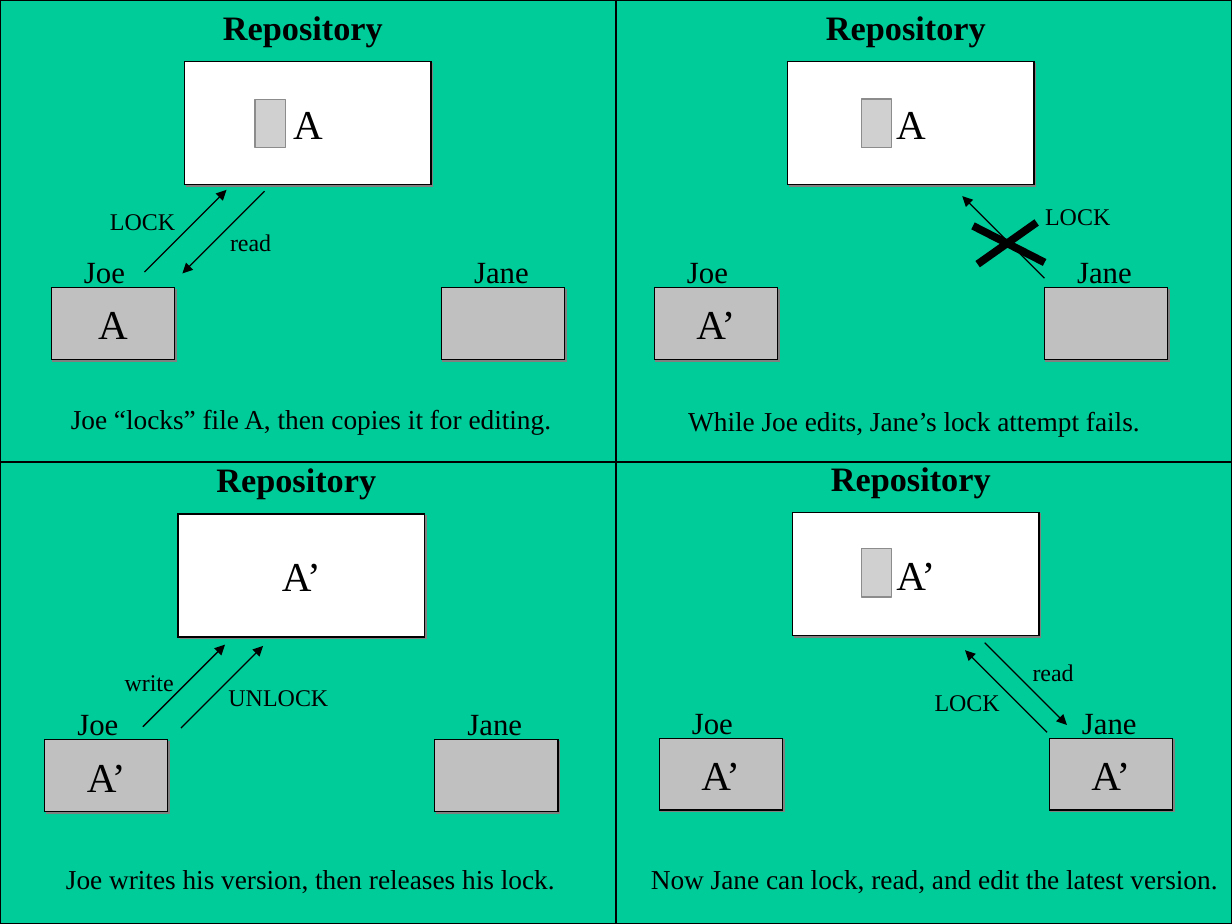
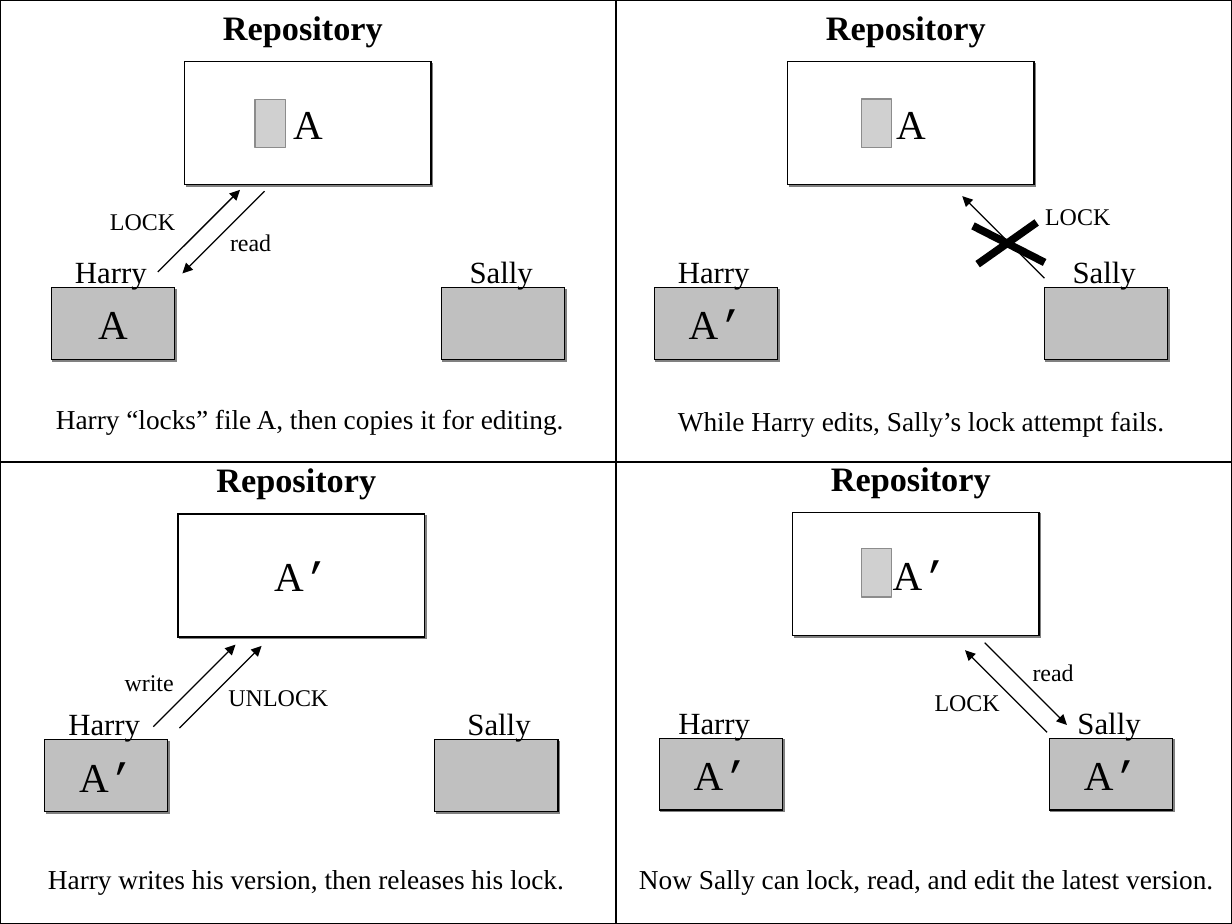
Before and after one commit to Aleksej97/source, a slide deck: slide 3 of src/book/book/images/VersioningModels.ppt. Drawn at 1232x924 pixels with LibreOffice and Linux fonts; fonts in the diff are those of the drawing; grey boxes stand for pictures. Boxes give left, top, right and bottom in pixels: in the first picture for what was removed or moved away, otherwise in the second. Text is boxed around its words. In the diff, an @@ line names an element or a change of style, - is before the commit and + after.

```diff
--- a/src/book/book/images/VersioningModels.ppt
+++ b/src/book/book/images/VersioningModels.ppt
@@ arrow moved from (144, 272) - (227, 190) to (158, 272) - (240, 190) @@
@@ text added at (x1=75, y1=262, x2=147, y2=289), 18 pt, text #000000 @@
+Harry
@@ text removed at (x1=84, y1=263, x2=125, y2=289) @@
-Joe
@@ text at (x1=470, y1=261, x2=533, y2=289): text changed @@
-Jane
+Sally
@@ text added at (x1=678, y1=262, x2=750, y2=289), 18 pt, text #000000 @@
+Harry
@@ text removed at (x1=687, y1=263, x2=728, y2=289) @@
-Joe
@@ text at (x1=1073, y1=261, x2=1136, y2=289): text changed @@
-Jane
+Sally
@@ text at (x1=56, y1=409, x2=564, y2=434): text changed @@
-Joe “locks” file A, then copies it for editing.
+Harry “locks” file A, then copies it for editing.
@@ text at (x1=678, y1=411, x2=1164, y2=436): text changed @@
-While Joe edits, Jane’s lock attempt fails.
+While Harry edits, Sally’s lock attempt fails.
@@ fill #00CC99 to none in 4 elements at (x1=0, y1=0, x2=616, y2=462), (x1=616, y1=0, x2=1232, y2=462), (x1=0, y1=462, x2=616, y2=924), (x1=616, y1=462, x2=1232, y2=924) @@
@@ arrow moved from (143, 727) - (225, 644) to (153, 727) - (235, 644) @@
@@ text added at (x1=68, y1=714, x2=140, y2=741), 18 pt, text #000000 @@
+Harry
@@ text removed at (x1=77, y1=715, x2=118, y2=741) @@
-Joe
@@ text at (x1=467, y1=713, x2=530, y2=741): text changed @@
-Jane
+Sally
@@ text added at (x1=678, y1=713, x2=750, y2=740), 18 pt, text #000000 @@
+Harry
@@ text removed at (x1=692, y1=714, x2=733, y2=740) @@
-Joe
@@ text at (x1=1077, y1=712, x2=1140, y2=740): text changed @@
-Jane
+Sally
@@ font Times New Roman to Courier New in "A’" in 6 elements at (x1=654, y1=287, x2=777, y2=359), (x1=179, y1=514, x2=425, y2=637), (x1=44, y1=740, x2=168, y2=812), (x1=792, y1=513, x2=1039, y2=636), (x1=659, y1=738, x2=782, y2=809), (x1=1050, y1=738, x2=1173, y2=809) @@
@@ text at (x1=48, y1=870, x2=564, y2=894): text changed @@
-Joe writes his version, then releases his lock.
+Harry writes his version, then releases his lock.
@@ text at (x1=639, y1=870, x2=1213, y2=894): text changed @@
-Now Jane can lock, read, and edit the latest version.
+Now Sally can lock, read, and edit the latest version.
```
Also in this commit, not shown: 6 other slides changed, 14 other files.
